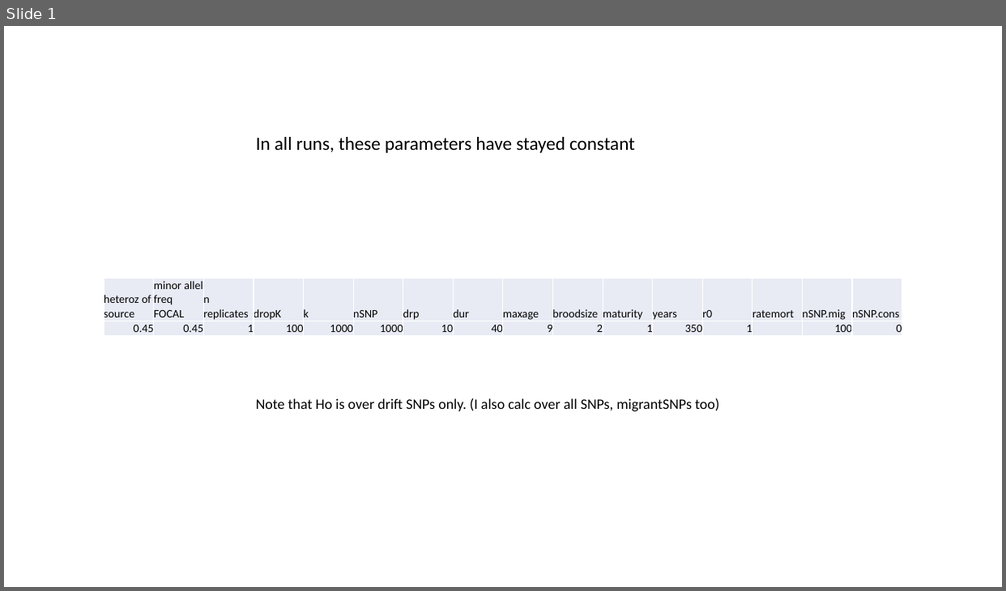
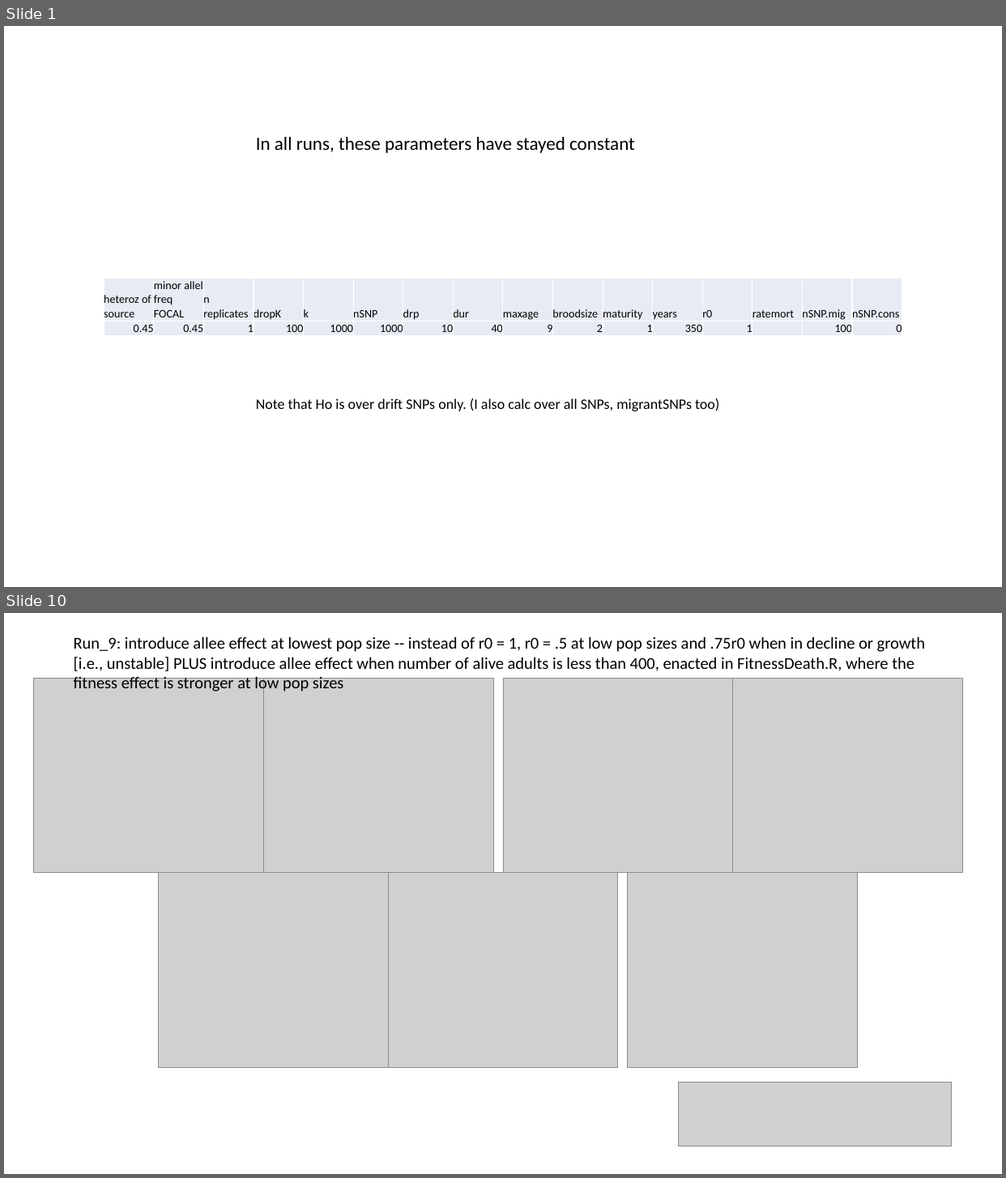
Before and after one commit to ginalamka/ComplexModel_ABM, a slide deck: Output_local/holding/figs/Figs_2.9.23.pptx. Shown one above the other, each under a label of ours: slide 1 before the commit, slides 1 and 10 after it; the slides between them are not shown. The pictures are 1006x591 and 1006x1178 pixels, drawn with LibreOffice and Linux fonts; fonts in the diff are those of the drawing; grey boxes stand for pictures. Boxes give left, top, right and bottom in pixels: in the first picture for what was removed or moved away, otherwise in the second. Text is boxed around its words. In the diff, an @@ line names an element or a change of style, - is before the commit and + after.

```diff
--- a/Output_local/holding/figs/Figs_2.9.23.pptx
+++ b/Output_local/holding/figs/Figs_2.9.23.pptx
@@ slide 10 added at box(4, 613, 1002, 1174), background #FFFFFF @@
@@ text added at box(74, 636, 925, 693), 16 pt, text #000000 @@
+Run_9: introduce allee effect at lowest pop size -- instead of r0 = 1, r0 = .5 at low pop sizes and .75r0 when in decline or growth [i.e., unstable] PLUS introduce allee effect when number of alive adults is less than 400, enacted in FitnessDeath.R, where the fitness effect is stronger at low pop sizes
@@ picture added at box(33, 678, 263, 873) @@
@@ picture added at box(264, 678, 493, 873) @@
@@ picture added at box(503, 678, 733, 873) @@
@@ picture added at box(733, 678, 963, 873) @@
@@ picture added at box(158, 873, 388, 1067) @@
@@ picture added at box(388, 873, 618, 1067) @@
@@ picture added at box(628, 873, 858, 1067) @@
@@ picture added at box(679, 1082, 951, 1146) @@
```
Also in this commit, not shown: 1 slide changed, 9 other slides added, 1 other file.
